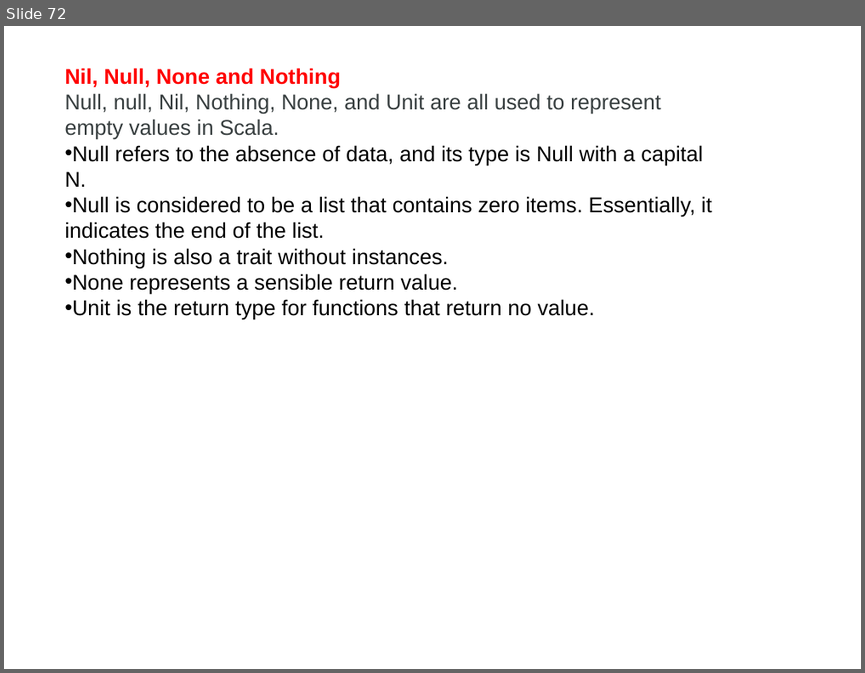
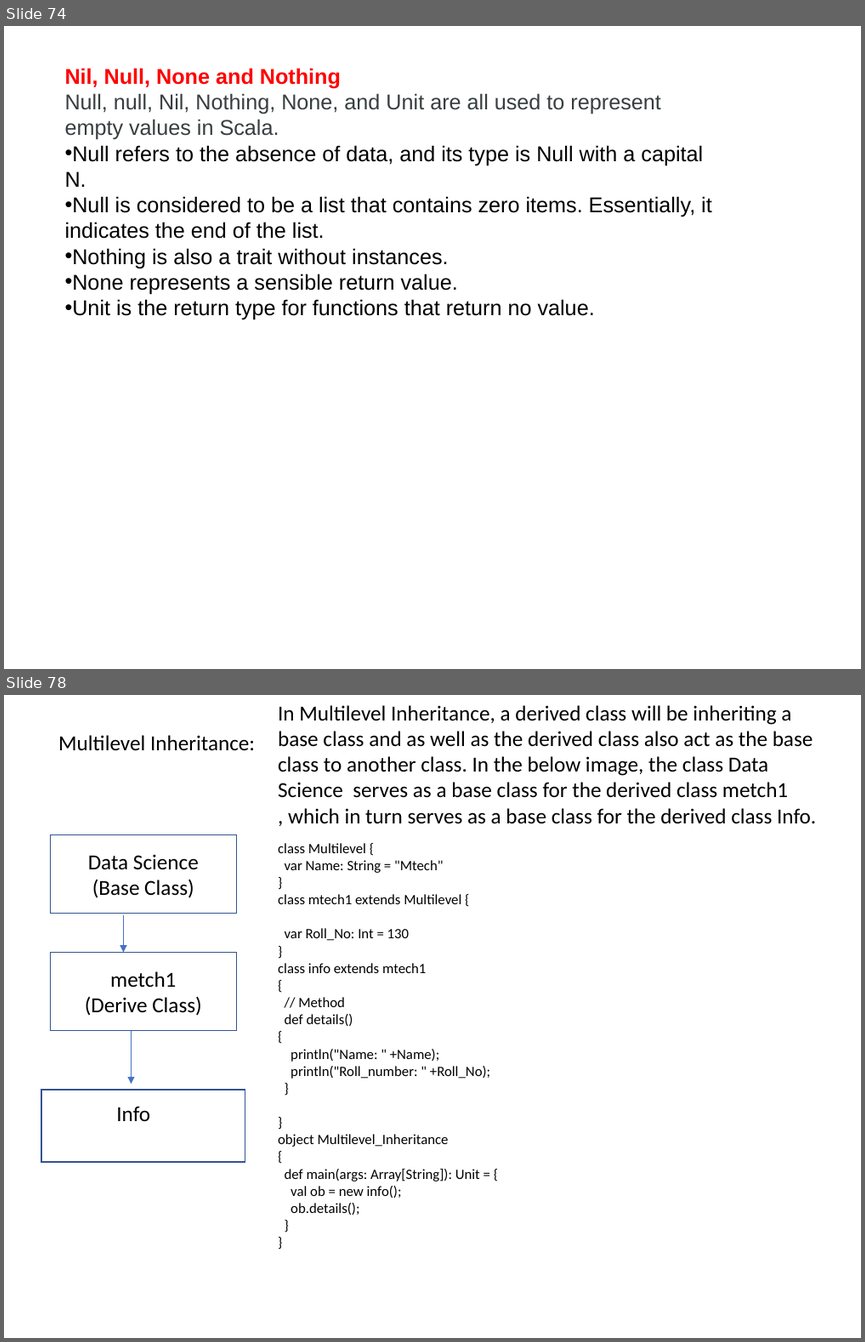
Before and after one commit to makhan010385/Mtech, a slide deck: Scala.pptx. Shown one above the other, each under a label of ours: slide 72 before the commit, slides 74 and 78 after it; the slides between them are not shown. The pictures are 865x673 and 865x1342 pixels, drawn with LibreOffice and Linux fonts; fonts in the diff are those of the drawing. Boxes give left, top, right and bottom in pixels: in the first picture for what was removed or moved away, otherwise in the second. Text is boxed around its words. In the diff, an @@ line names an element or a change of style, - is before the commit and + after.

Commit message:
Updated Scala 1- 3 Unit

```diff
--- a/Scala.pptx
+++ b/Scala.pptx
@@ slide 78 added at bbox=[4, 695, 861, 1338], background #FFFFFF @@
@@ text added at bbox=[278, 705, 816, 824], 18 pt, text #000000 @@
+In Multilevel Inheritance, a derived class will be inheriting a base class and as well as the derived class also act as the base class to another class. In the below image, the class Data Science serves as a base class for the derived class metch1
+, which in turn serves as a base class for the derived class Info.
@@ text added at bbox=[58, 735, 255, 751], 18 pt, text #000000 @@
+Multilevel Inheritance:
@@ text added at bbox=[278, 843, 490, 1214], 12 pt, text #000000 @@
+class Multilevel {
+var Name: String = "Mtech"
+}
+class mtech1 extends Multilevel {
+var Roll_No: Int = 130
+}
+class info extends mtech1
+{
+// Method
+def details()
+{
+println("Name: " +Name);
+println("Roll_number: " +Roll_No);
+}
+}
+object Multilevel_Inheritance
+{
+def main(args: Array[String]): Unit = {
+val ob = new info();
+ob.details();
+}
+}
@@ group added at bbox=[41, 834, 245, 1161]: 3 rectangles, 2 arrows, 1 text @@
+Data Science
+(Base Class)
+metch1
+(Derive Class)
+Info
@@ what was slide 72 is now slide 74 @@
```
Also in this commit, not shown: 11 other slides added.
